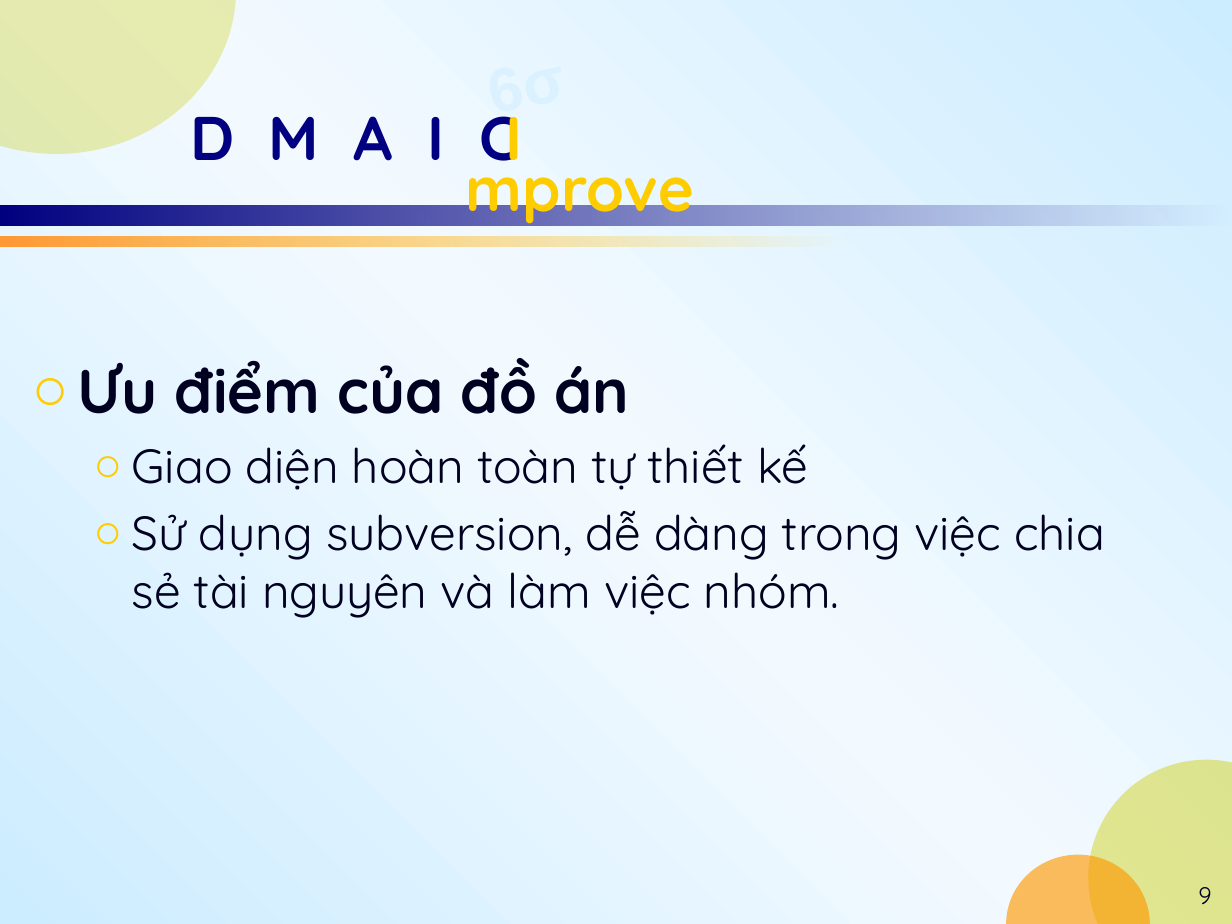
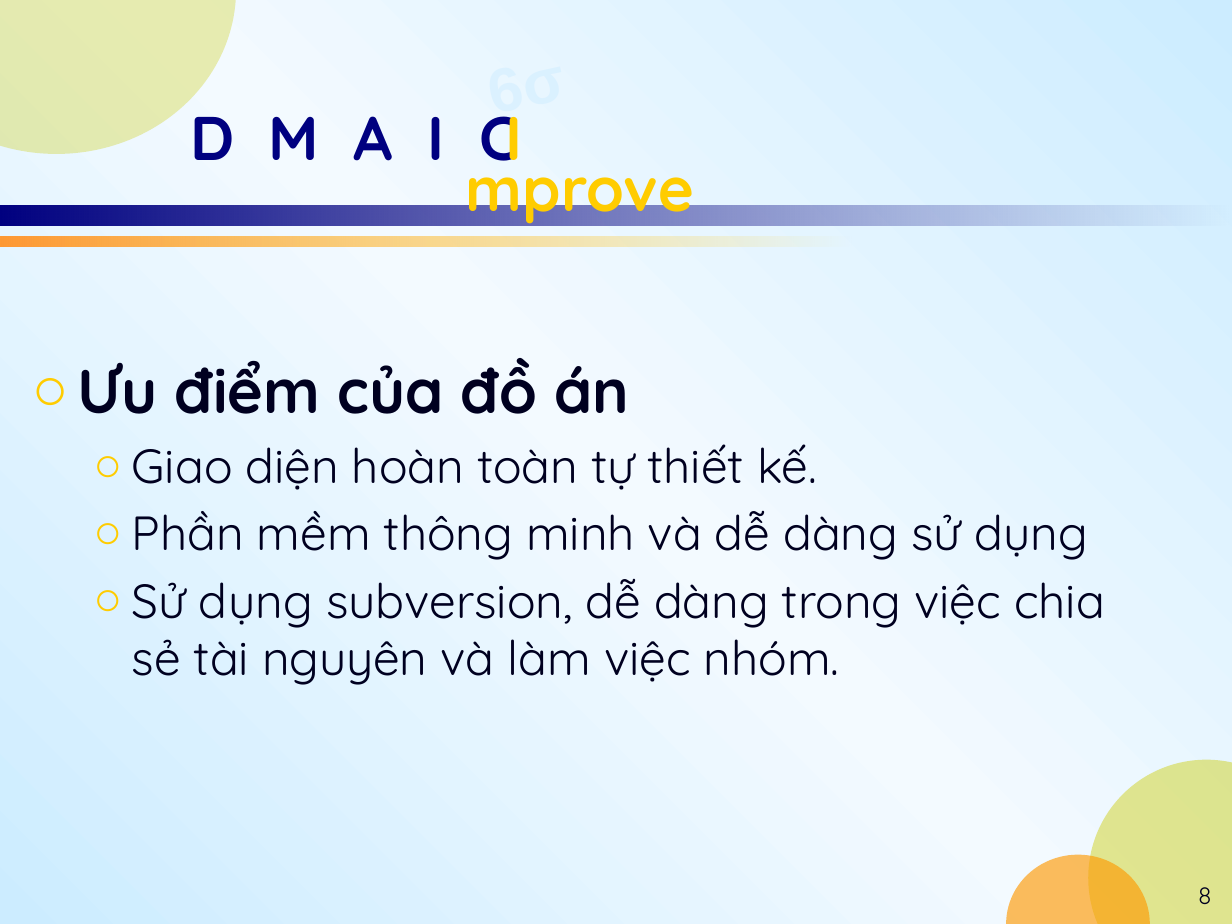
Before and after one commit to luuhuuchuan/expomanage, a slide deck: slide 8 of Documents/Slide_GC0501.pptx (slide 9 before the commit). Drawn at 1232x924 pixels with LibreOffice and Linux fonts; fonts in the diff are those of the drawing. Boxes give left, top, right and bottom in pixels: in the first picture for what was removed or moved away, otherwise in the second. Text is boxed around its words. In the diff, an @@ line names an element or a change of style, - is before the commit and + after.

```diff
--- a/Documents/Slide_GC0501.pptx
+++ b/Documents/Slide_GC0501.pptx
@@ text at (x1=132, y1=444, x2=1088, y2=560): text changed @@
-  ○ Giao diện hoàn toàn tự thiết kế
+  ○ Giao diện hoàn toàn tự thiết kế.
+  ○ Phần mềm thông minh và dễ dàng sử dụng
@@ page number at (x1=1198, y1=887, x2=1212, y2=904): text changed @@
-9
+8
```
Also in this commit, not shown: 2 other slides changed, 1 slide added, 1 slide removed.
